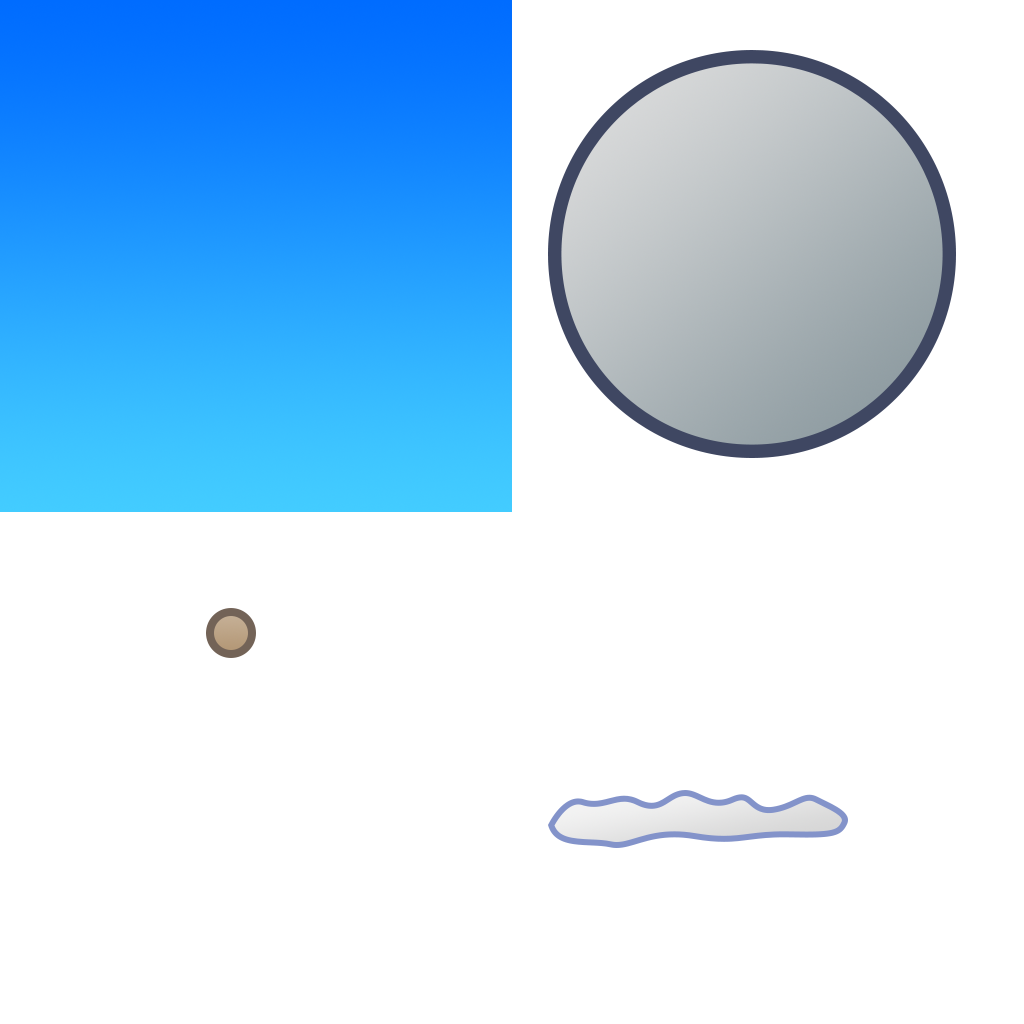
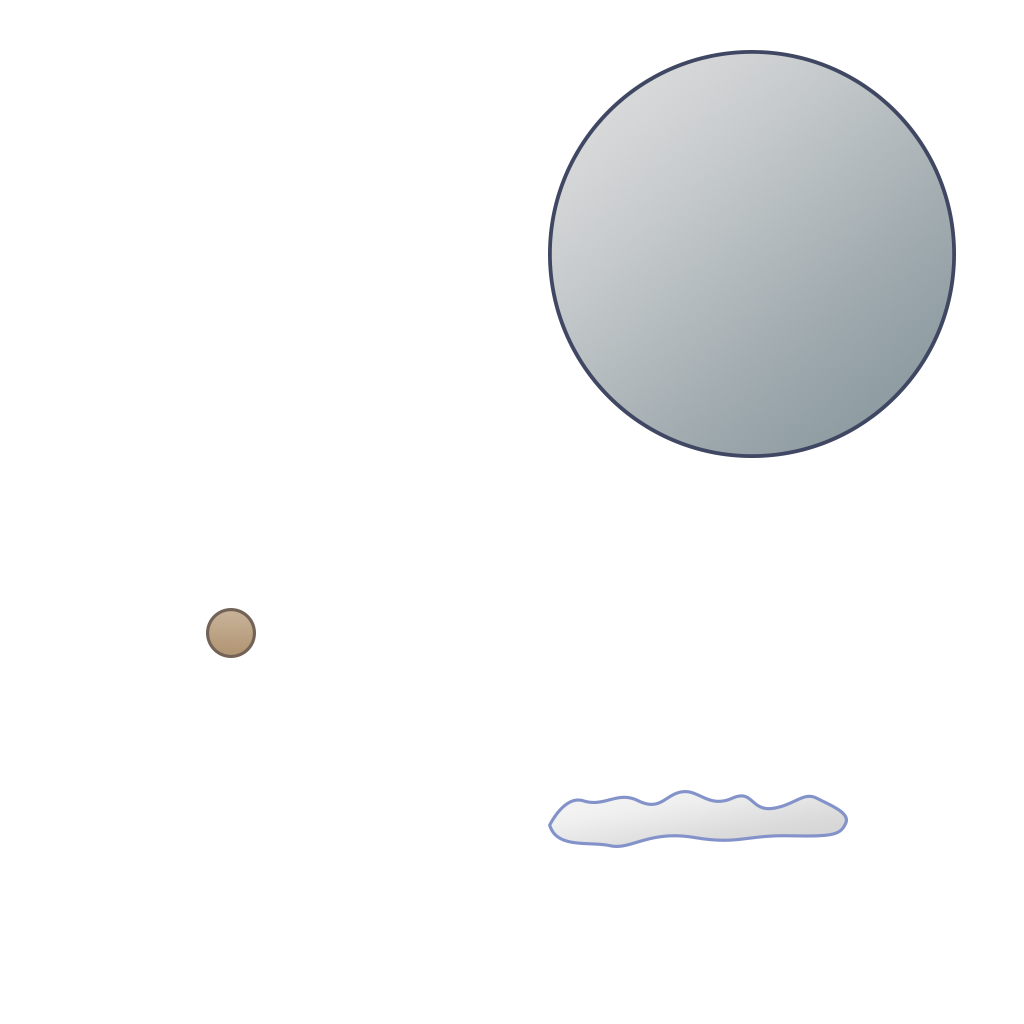
The second 1024 x 1024 image is a revision of the first. Changes to its layers:
painted on "Egg" over left=209, top=611, right=253, bottom=655
painted on "Button" over left=551, top=53, right=953, bottom=455
removed layer "Rectangle 1" over left=0, top=0, right=512, bottom=512
painted on "Cloud" over left=551, top=793, right=845, bottom=845
